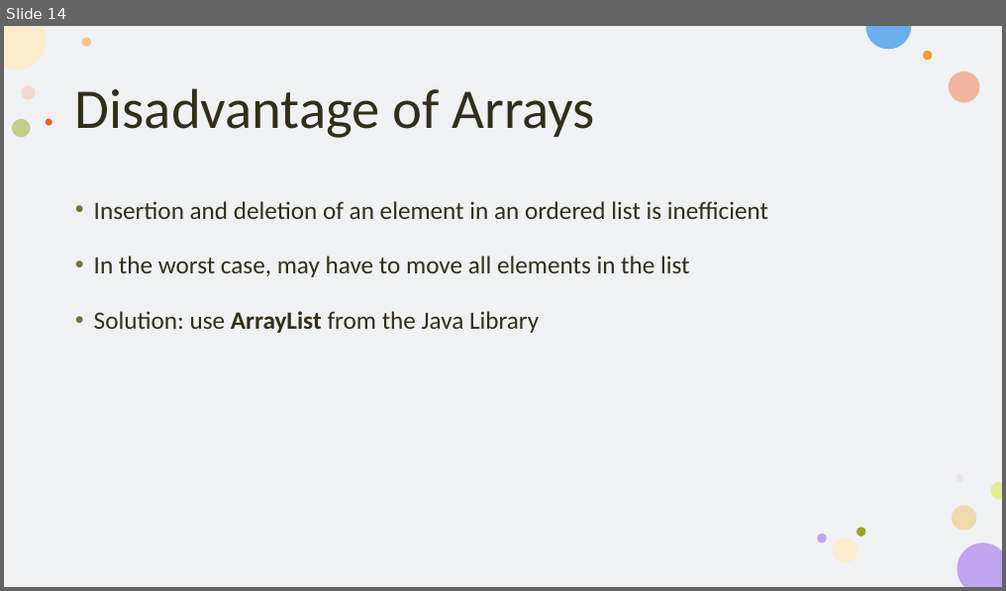
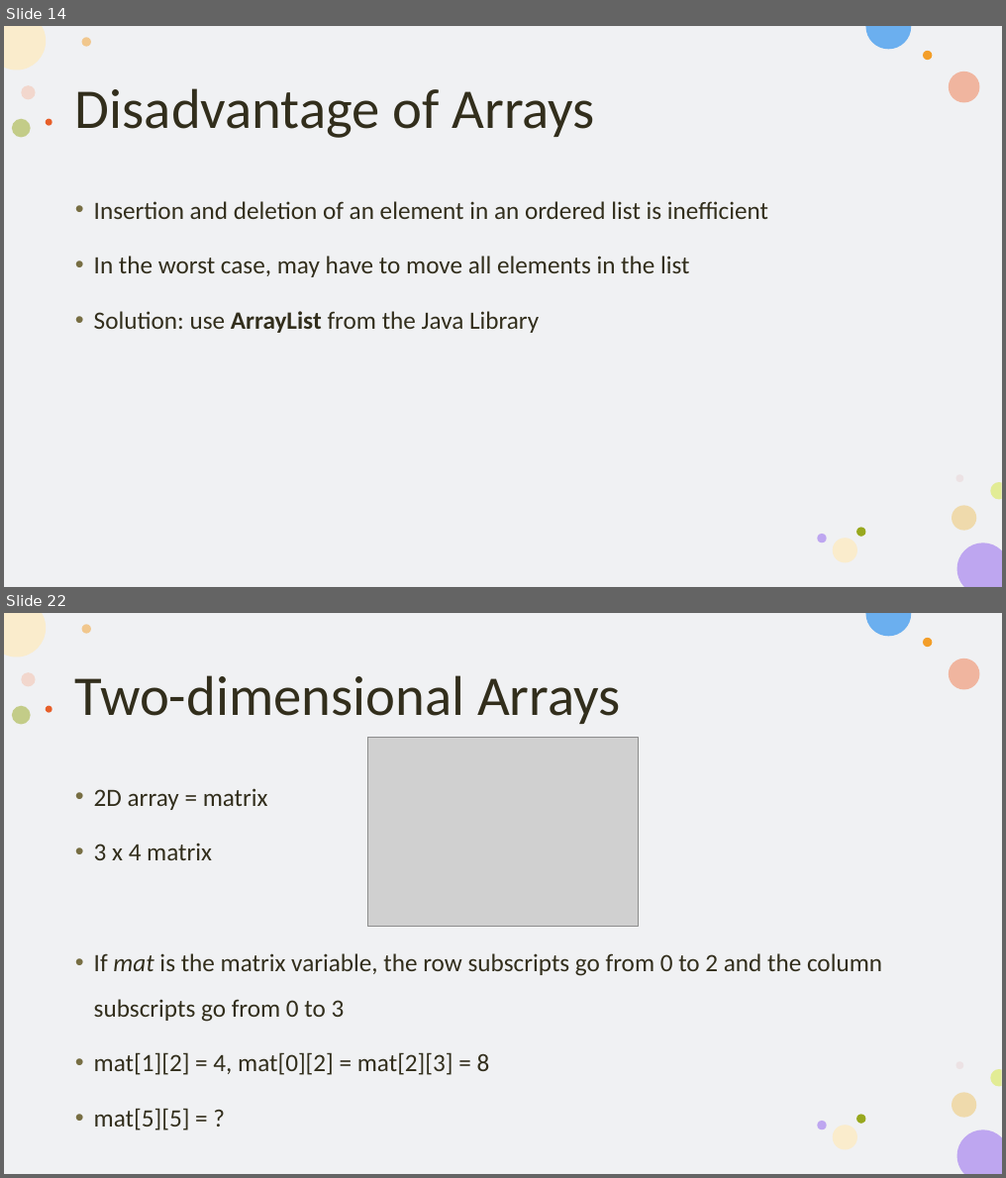
Before and after one commit to KarinaSang/Teaching, a slide deck: AP_Java/Week6/Week6.pptx. Shown one above the other, each under a label of ours: slide 14 before the commit, slides 14 and 22 after it; the slides between them are not shown. The pictures are 1006x591 and 1006x1178 pixels, drawn with LibreOffice and Linux fonts; fonts in the diff are those of the drawing; grey boxes stand for pictures. Boxes give left, top, right and bottom in pixels: in the first picture for what was removed or moved away, otherwise in the second. Text is boxed around its words. In the diff, an @@ line names an element or a change of style, - is before the commit and + after.

```diff
--- a/AP_Java/Week6/Week6.pptx
+++ b/AP_Java/Week6/Week6.pptx
@@ slide 22 added at [4,613,1002,1174], background #FFFFFF; not listed: 16 template elements that a slide beside it also shows @@
@@ title added at [75,675,621,724], 54 pt, text #322E1C @@
+Two-dimensional Arrays
@@ picture added at [368,738,638,926] @@
@@ text added at [94,788,882,1131], 24 pt, text #322E1C @@
+• 2D array = matrix
+• 3 x 4 matrix
+• If mat is the matrix variable, the row subscripts go from 0 to 2 and the column subscripts go from 0 to 3
+• mat[1][2] = 4, mat[0][2] = mat[2][3] = 8
+• mat[5][5] = ?
```
Also in this commit, not shown: 2 slides changed, 8 other slides added, 5 slides removed, 45 other files.
